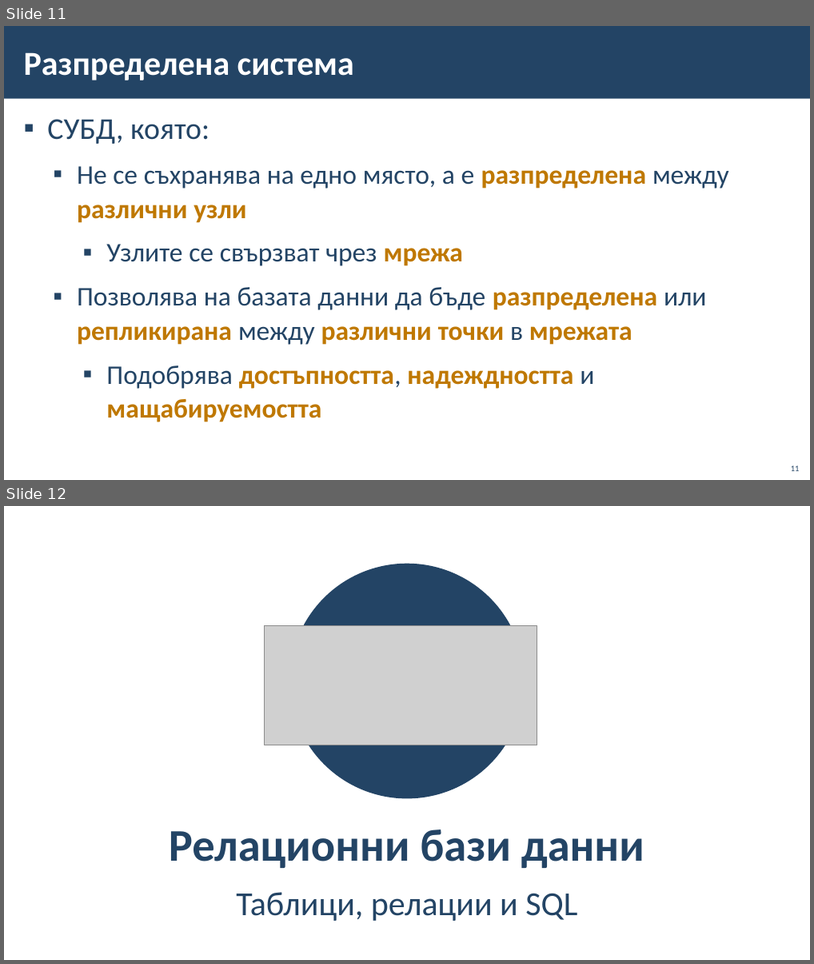
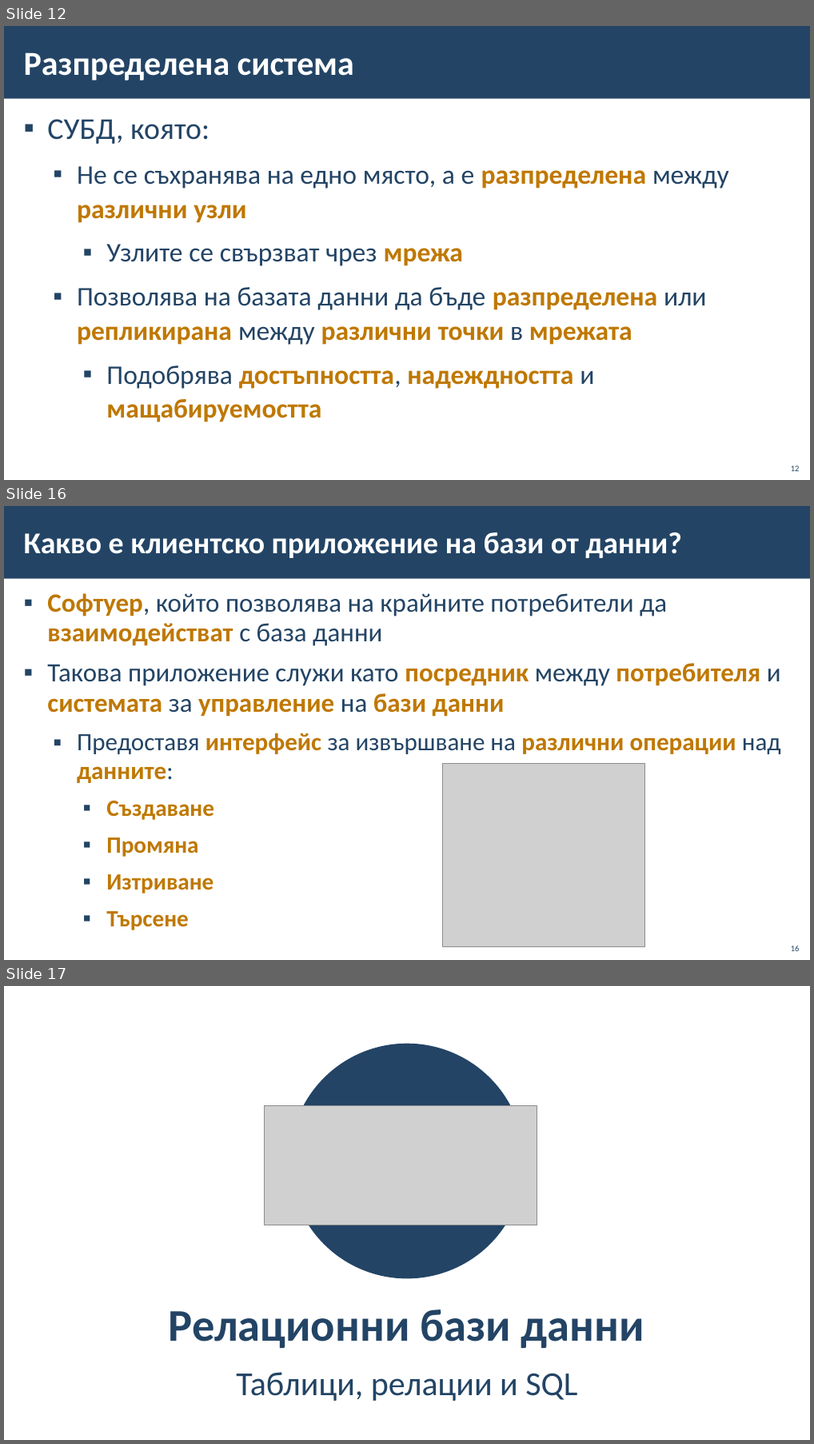
Before and after one commit to BG-IT-Edu/School-Programming, a slide deck: Courses/Software-Sciences/Module-3-Databases-New/02-DBMS/02-DBMS.pptx. Shown one above the other, each under a label of ours: slides 11 and 12 before the commit, slides 12, 16 and 17 after it; the slides between them are not shown. The pictures are 814x964 and 814x1444 pixels, drawn with LibreOffice and Linux fonts; fonts in the diff are those of the drawing; grey boxes stand for pictures; background and template pictures are left out. Boxes give left, top, right and bottom in pixels: in the first picture for what was removed or moved away, otherwise in the second. Text is boxed around its words. In the diff, an @@ line names an element or a change of style, - is before the commit and + after.

```diff
--- a/Courses/Software-Sciences/Module-3-Databases-New/02-DBMS/02-DBMS.pptx
+++ b/Courses/Software-Sciences/Module-3-Databases-New/02-DBMS/02-DBMS.pptx
@@ slide 16 added at (4, 506, 810, 960), background #FFFFFF; not listed: 1 template element that a slide beside it also shows @@
@@ title added at (24, 532, 682, 558), 36 pt, text #FFFFFF, bold @@
+Какво е клиентско приложение на бази от данни?
@@ text added at (47, 593, 782, 930), 31.4 pt, text #BF7800, bold @@
+▪ Софтуер, който позволява на крайните потребители да взаимодействат с база данни
+▪ Такова приложение служи като посредник между потребителя и системата за управление на бази данни
+  ▪ Предоставя интерфейс за извършване на различни операции над данните:
+    ▪ Създаване
+    ▪ Промяна
+    ▪ Изтриване
+    ▪ Търсене
@@ picture added at (443, 763, 646, 946) @@
@@ page number added at (791, 945, 800, 951), 10 pt, text #234465 @@
+16
@@ what was slide 11 is now slide 12 @@
@@ page number at (791, 465, 800, 471): text changed @@
-11
+12
@@ what was slide 12 is now slide 17 @@
```
Also in this commit, not shown: 2 slides changed, 4 other slides added.
